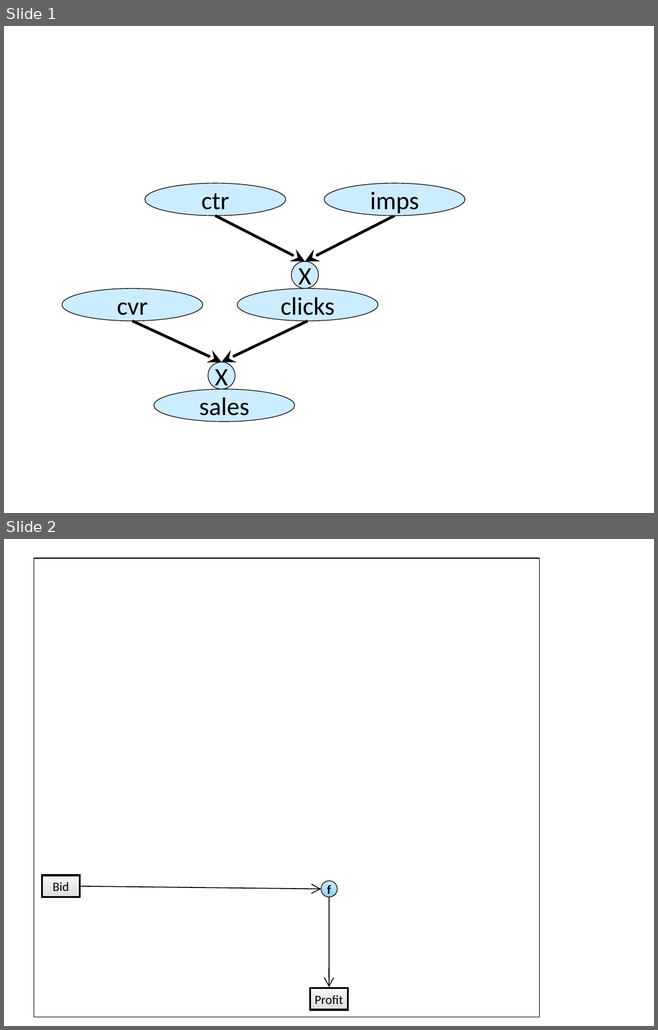
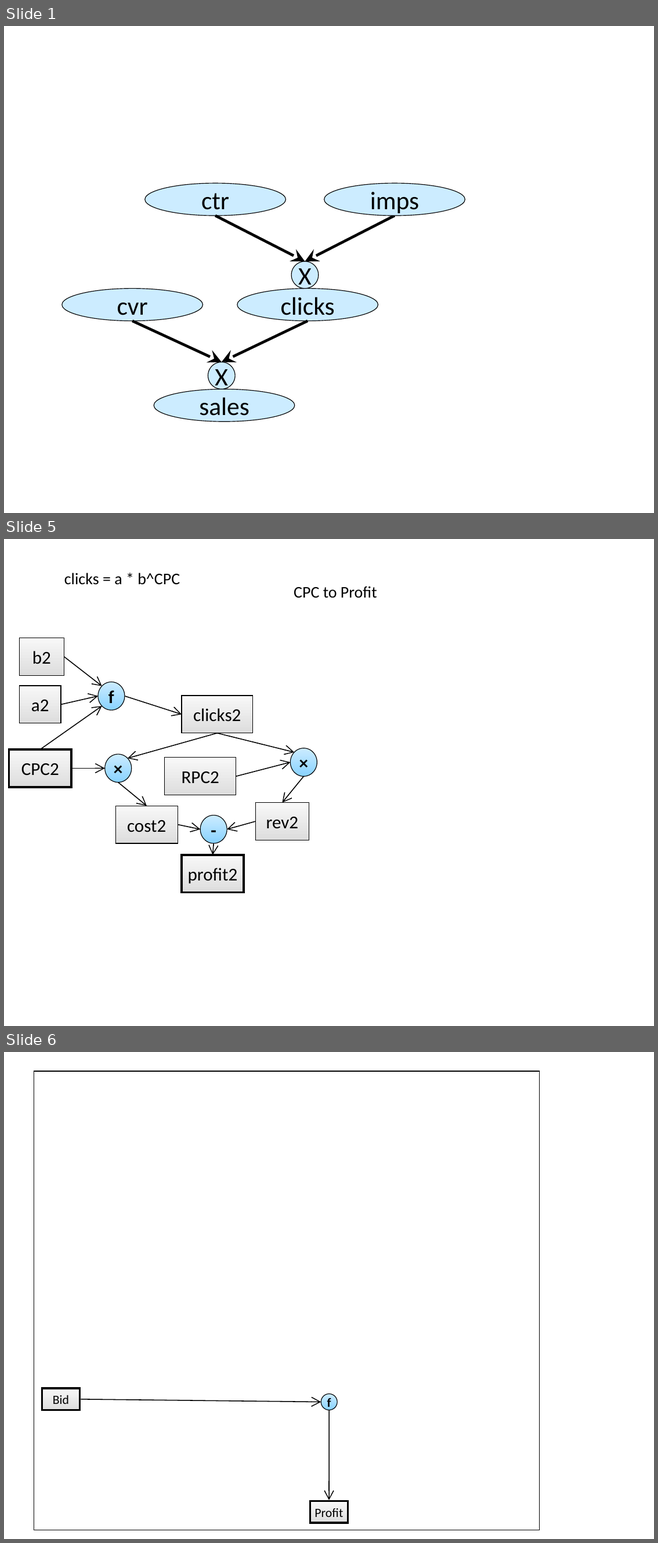
Before and after one commit to thorwhalen/vin, a slide deck: docs/Variable Interaction Networks.pptx. Shown one above the other, each under a label of ours: slides 1 and 2 before the commit, slides 1, 5 and 6 after it; the slides between them are not shown. The pictures are 658x1030 and 658x1543 pixels, drawn with LibreOffice and Linux fonts; fonts in the diff are those of the drawing. Boxes give left, top, right and bottom in pixels: in the first picture for what was removed or moved away, otherwise in the second. Text is boxed around its words. In the diff, an @@ line names an element or a change of style, - is before the commit and + after.

```diff
--- a/docs/Variable Interaction Networks.pptx
+++ b/docs/Variable Interaction Networks.pptx
@@ slide 5 added at (4,539,654,1026), background #FFFFFF @@
@@ text added at (64,573,180,585), 18 pt, text #000000 @@
+clicks = a * b^CPC
@@ text added at (293,586,377,598), 18 pt, text #000000 @@
+CPC to Profit
@@ rectangle added at (20,638,64,675), fill gradient #F8F8F8 to #DDDDDD, outline #000000 0.75 pt, 20 pt, text #000000 @@
+b2
@@ arrow added from (64, 657) to (102, 686), #000000 1 pt @@
@@ rectangle added at (20,686,61,723), fill gradient #F8F8F8 to #DDDDDD, outline #000000 0.75 pt, 20 pt, text #000000 @@
+a2
@@ ellipse added at (98,682,125,710), fill gradient #CCECFF to #89D2FF, outline #000000 0.75 pt, 20 pt, text #000000, bold @@
+f
@@ arrow added from (41, 750) to (102, 706), #000000 1 pt @@
@@ arrow added from (61, 705) to (98, 696), #000000 1 pt @@
@@ arrow added from (125, 696) to (181, 714), #000000 1 pt @@
@@ rectangle added at (181,696,253,733), fill gradient #F8F8F8 to #DDDDDD, outline #000000 0.75 pt, 20 pt, text #000000 @@
+clicks2
@@ arrow added from (217, 733) to (128, 759), #000000 1 pt @@
@@ arrow added from (217, 733) to (295, 752), #000000 1 pt @@
@@ rectangle added at (9,750,71,787), fill gradient #F8F8F8 to #DDDDDD, outline #000000 2.25 pt, 20 pt, text #000000 @@
+CPC2
@@ ellipse added at (105,754,132,782), fill gradient #CCECFF to #89D2FF, outline #000000 0.75 pt, 20 pt, text #000000, bold @@
+×
@@ rectangle added at (165,758,236,795), fill gradient #F8F8F8 to #DDDDDD, outline #000000 0.75 pt, 20 pt, text #000000 @@
+RPC2
@@ arrow added from (236, 776) to (291, 762), #000000 1 pt @@
@@ ellipse added at (291,748,317,776), fill gradient #CCECFF to #89D2FF, outline #000000 0.75 pt, 20 pt, text #000000, bold @@
+×
@@ arrow added from (71, 768) to (105, 768), #000000 1 pt @@
@@ arrow added from (303, 776) to (282, 803), #000000 1 pt @@
@@ arrow added from (118, 783) to (147, 806), #000000 1 pt @@
@@ rectangle added at (116,806,178,843), fill gradient #F8F8F8 to #DDDDDD, outline #000000 0.75 pt, 20 pt, text #000000 @@
+cost2
@@ ellipse added at (200,815,227,843), fill gradient #CCECFF to #89D2FF, outline #000000 0.75 pt, 20 pt, text #000000, bold @@
+-
@@ rectangle added at (255,803,308,841), fill gradient #F8F8F8 to #DDDDDD, outline #000000 0.75 pt, 20 pt, text #000000 @@
+rev2
@@ arrow added from (177, 825) to (200, 830), #000000 1 pt @@
@@ arrow added from (255, 821) to (227, 830), #000000 1 pt @@
@@ arrow added from (214, 843) to (213, 855), #000000 1 pt @@
@@ rectangle added at (181,855,244,892), fill gradient #F8F8F8 to #DDDDDD, outline #000000 2.25 pt, 20 pt, text #000000 @@
+profit2
@@ what was slide 2 is now slide 6 @@
```
Also in this commit, not shown: 3 other slides added, 9 other files.
